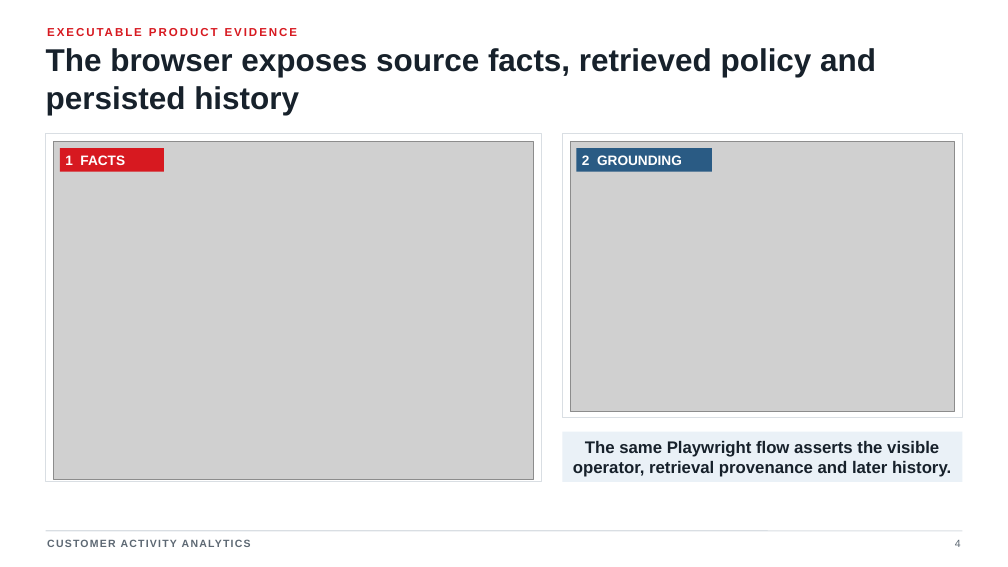
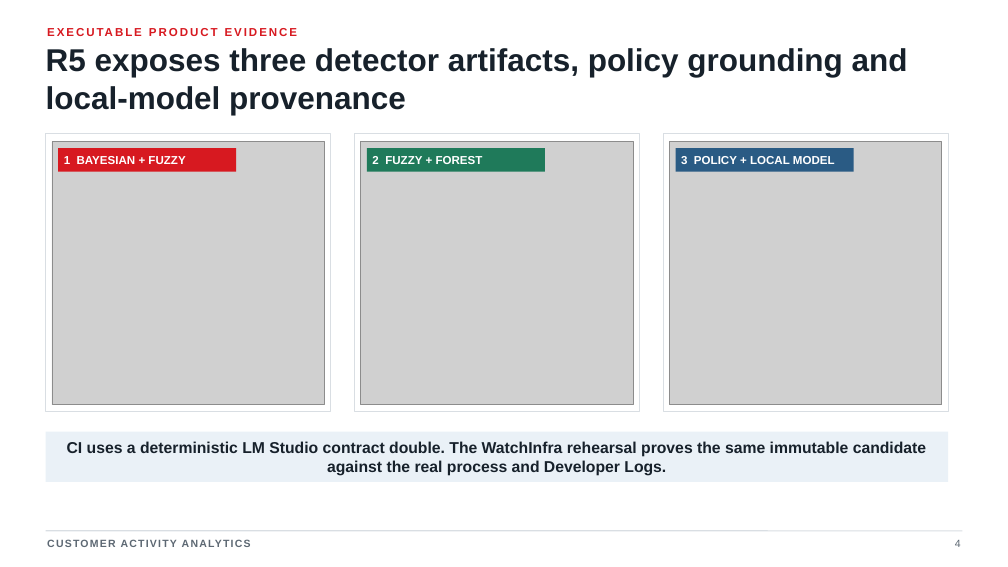
Before and after one commit to jdoe-dev-159753/specgraph-reference-app, a slide deck: slide 4 of docs/presentation/output/Customer_Activity_Analytics_final.pptx. Drawn at 1008x567 pixels with LibreOffice and Linux fonts; fonts in the diff are those of the drawing; grey boxes stand for pictures. Boxes give left, top, right and bottom in pixels: in the first picture for what was removed or moved away, otherwise in the second. Text is boxed around its words. In the diff, an @@ line names an element or a change of style, - is before the commit and + after.

Commit message:
docs: align final reviewer presentation with delivered R5

```diff
--- a/docs/presentation/output/Customer_Activity_Analytics_final.pptx
+++ b/docs/presentation/output/Customer_Activity_Analytics_final.pptx
@@ text at [46, 48, 908, 115]: text changed @@
-The browser exposes source facts, retrieved policy and persisted history
+R5 exposes three detector artifacts, policy grounding and local-model provenance
@@ rectangle: place and size @@
-rectangle at [45, 134, 541, 482]
+rectangle at [45, 134, 330, 411]
@@ picture added at [52, 142, 324, 405] @@
@@ picture removed at [54, 142, 534, 480] @@
@@ rectangle "1 BAYESIAN + FUZZY": place and size @@
-rectangle "1 BAYESIAN + FUZZY" at [60, 148, 164, 172]
+rectangle "1 BAYESIAN + FUZZY" at [58, 148, 236, 172]
@@ rectangle added at [355, 134, 640, 411], fill #FFFFFF, outline #D9DEE3 1 pt @@
@@ picture added at [361, 142, 633, 405] @@
@@ rectangle added at [367, 148, 544, 172], fill #1F7A5A, 11 pt, text #FFFFFF, bold @@
+2 FUZZY + FOREST
@@ rectangle removed at [576, 148, 712, 172] @@
-2 GROUNDING
@@ rectangle: place and size @@
-rectangle at [563, 134, 963, 417]
+rectangle at [663, 134, 948, 411]
@@ picture: place and size @@
-picture at [570, 142, 954, 412]
+picture at [669, 142, 941, 405]
@@ rectangle added at [676, 148, 854, 172], fill #2A5B84, 11 pt, text #FFFFFF, bold @@
+3 POLICY + LOCAL MODEL
@@ text in rectangle at [64, 156, 185, 164]: text changed; size 13 to 11 pt @@
-1 FACTS
+1 BAYESIAN + FUZZY
@@ rectangle added at [45, 432, 948, 482], fill #EAF1F7, 15 pt, text #17212B, bold @@
+CI uses a deterministic LM Studio contract double. The WatchInfra rehearsal proves the same immutable candidate against the real process and Developer Logs.
@@ rectangle removed at [563, 432, 963, 482] @@
-The same Playwright flow asserts the visible operator, retrieval provenance and later history.
```
Also in this commit, not shown: 6 other slides changed, 3 other files.
